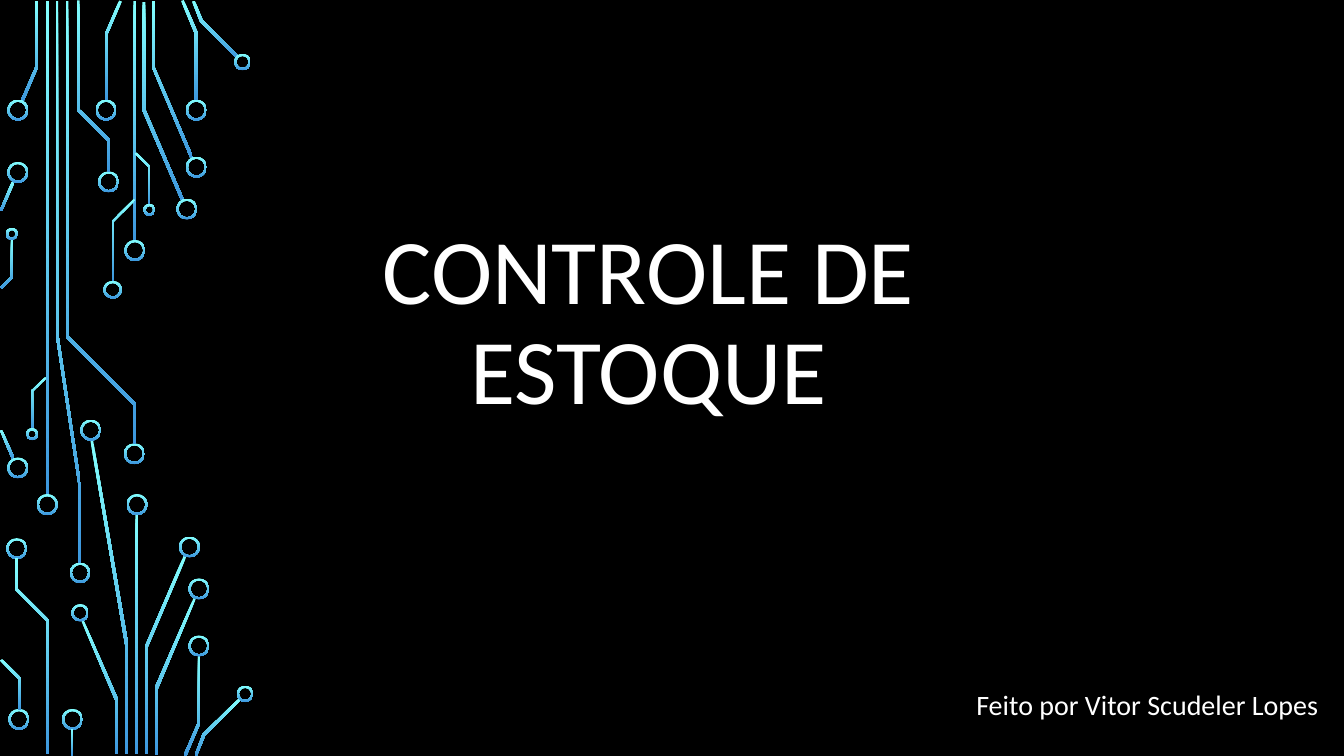
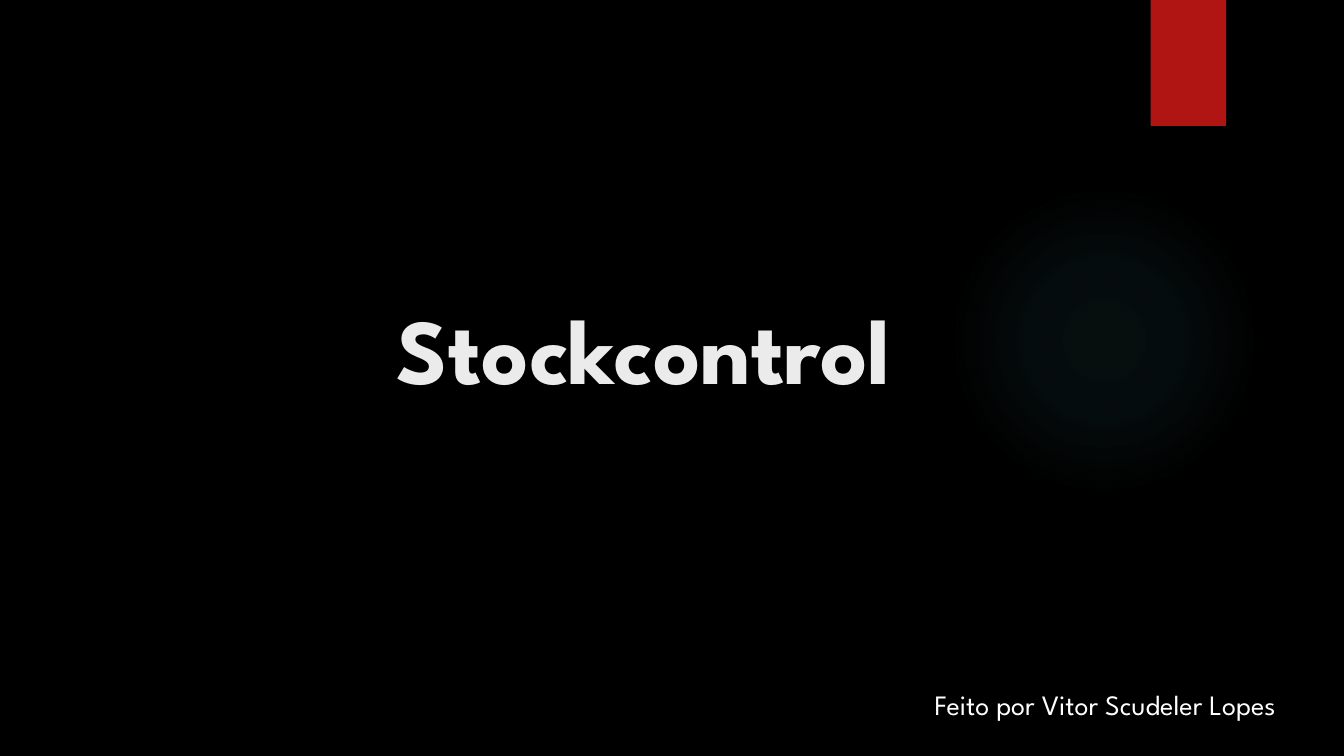
Before and after one commit to vitor-scudeler-lopes23/Estagio, a slide deck: slide 1 of _Projeto-Estagio_/Projeto/documentacao/Documentos/Projeto.pptx. Drawn at 1344x756 pixels with LibreOffice and Linux fonts; fonts in the diff are those of the drawing; background and template pictures are left out. Boxes give left, top, right and bottom in pixels: in the first picture for what was removed or moved away, otherwise in the second. Text is boxed around its words. In the diff, an @@ line names an element or a change of style, - is before the commit and + after.

```diff
--- a/_Projeto-Estagio_/Projeto/documentacao/Documentos/Projeto.pptx
+++ b/_Projeto-Estagio_/Projeto/documentacao/Documentos/Projeto.pptx
@@ rectangle added at [1150, 0, 1226, 126], fill #B01513 @@
@@ title at [397, 320, 891, 385]: text changed; font Calibri to League Spartan; text colour #FFFFFF to #EBEBEB; bold on @@
-CONTROLE DE ESTOQUE
+Stockcontrol
@@ group removed at [0, 0, 254, 756]: 50 freeform shapes, 4 rectangles @@
@@ text "Feito por Vitor Scudeler Lopes": place and size @@
-text "Feito por Vitor Scudeler Lopes" at [976, 695, 1318, 720]
+text "Feito por Vitor Scudeler Lopes" at [935, 695, 1275, 721]
@@ text "Feito por Vitor Scudeler Lopes" at [935, 695, 1275, 721]: font Calibri to League Spartan @@
```
Also in this commit, not shown: 4 other slides changed, 7 slides added, 4 slides removed, 10 other files.
